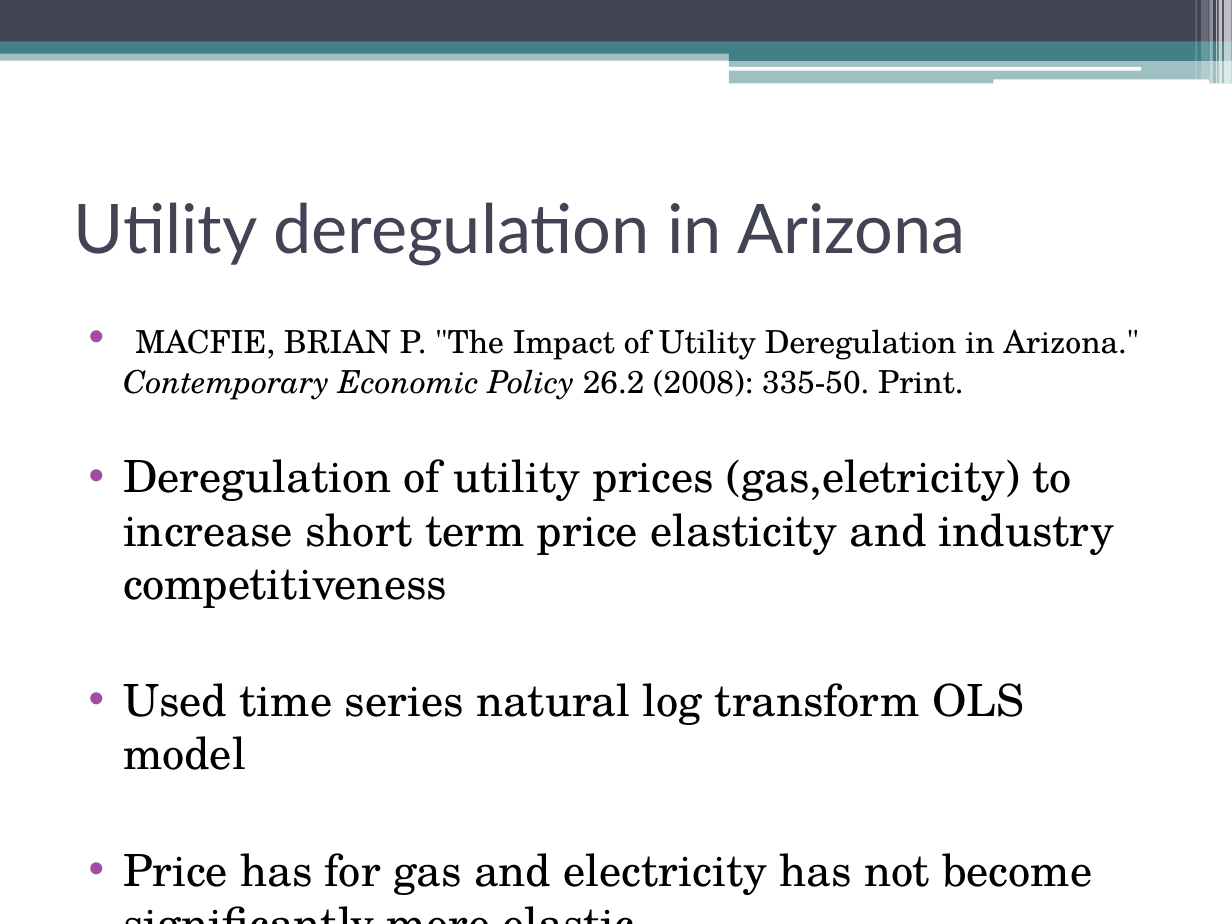
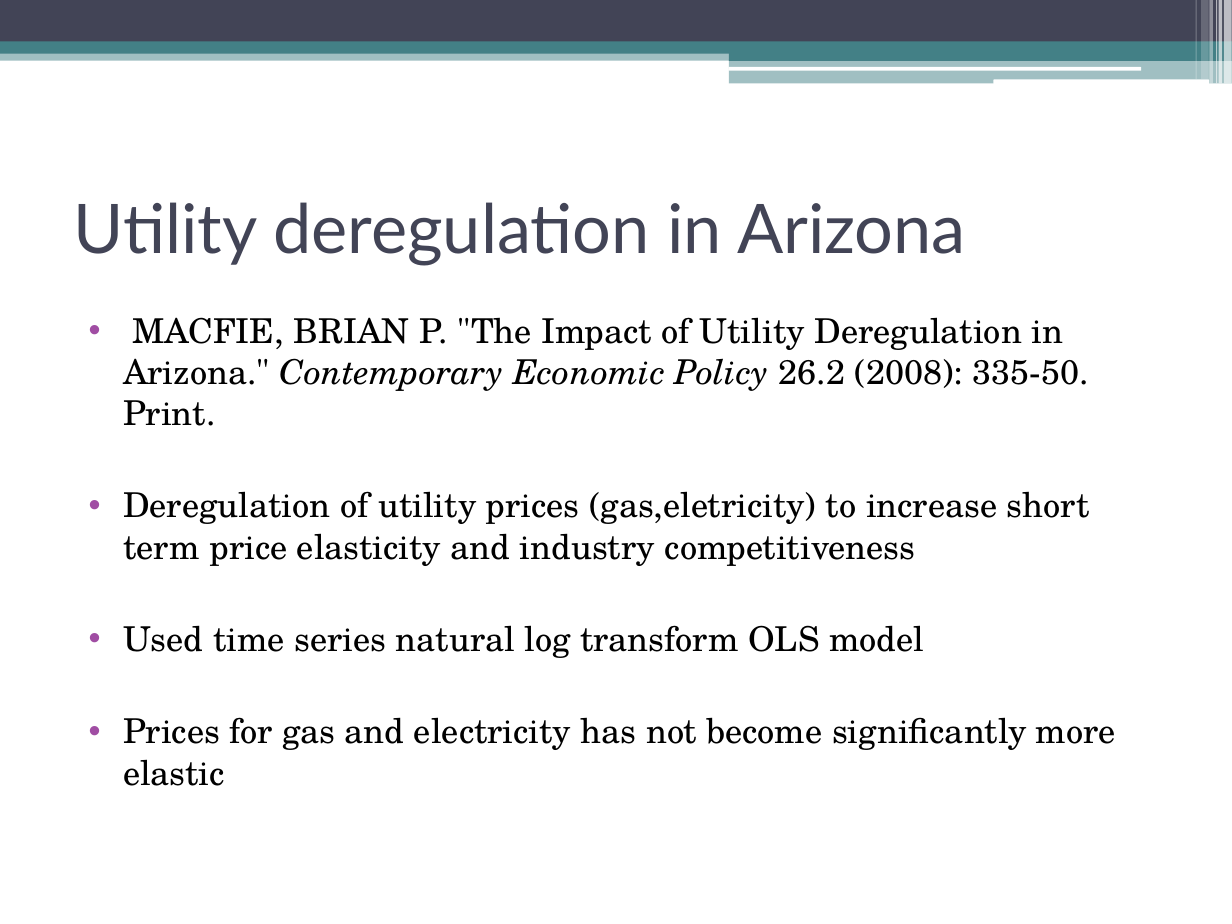
Before and after one commit to KobaKhit/ECON322, a slide deck: slide 3 of ECON322Present.pptx. Drawn at 1232x924 pixels with LibreOffice and Linux fonts; fonts in the diff are those of the drawing. Boxes give left, top, right and bottom in pixels: in the first picture for what was removed or moved away, otherwise in the second. Text is boxed around its words. In the diff, an @@ line names an element or a change of style, - is before the commit and + after.

```diff
--- a/ECON322Present.pptx
+++ b/ECON322Present.pptx
@@ text at box(123, 317, 1090, 658): size 18.5 to 20 pt in "MACFIE, BRIAN P. "The Impact of Utility ..."; size 25.9 to 20 pt in "Deregulation of utility prices (gas,eletricity) to increase ...", "Used time series natural log transform OLS ..." @@
@@ text at box(123, 717, 1116, 786): text changed; size 25.9 to 20 pt @@
-• Price has for gas and electricity has not become significantly more elastic
+• Prices for gas and electricity has not become significantly more elastic
```
Also in this commit, not shown: 1 other slide changed, 13 other files.
